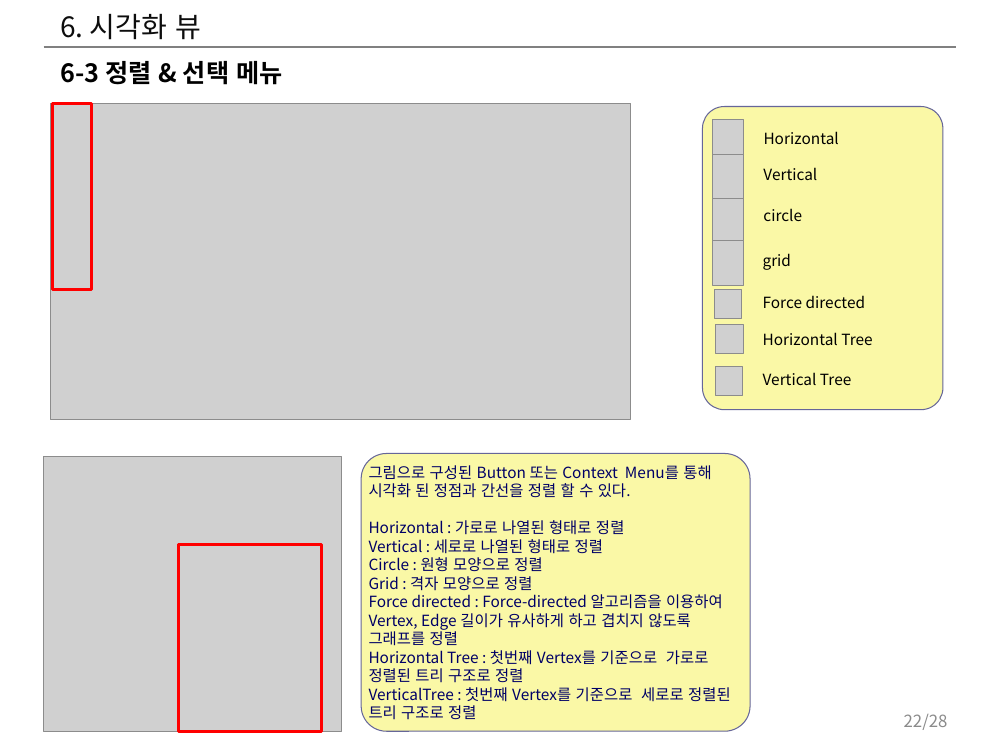
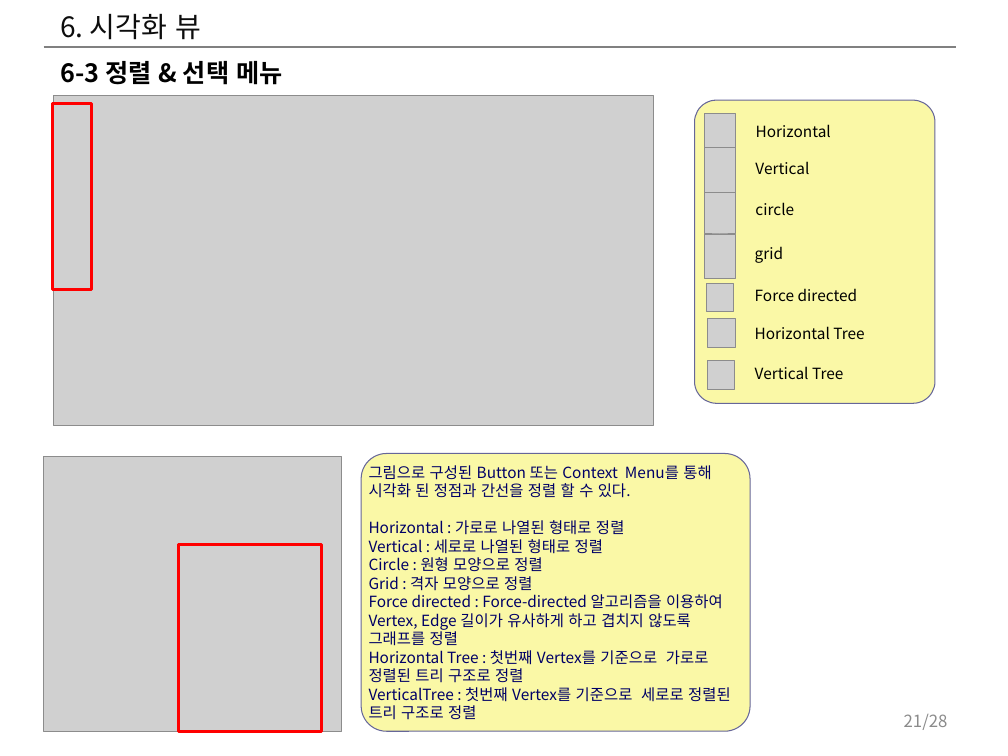
Before and after one commit to hwany7seo/gdbms_document, a slide deck: slide 21 of mockup/시각화도구_UI_UX_기획서.pptx (slide 22 before the commit). Drawn at 1008x756 pixels with LibreOffice and Linux fonts; fonts in the diff are those of the drawing; grey boxes stand for pictures. Boxes give left, top, right and bottom in pixels: in the first picture for what was removed or moved away, otherwise in the second. Text is boxed around its words. In the diff, an @@ line names an element or a change of style, - is before the commit and + after.

```diff
--- a/mockup/시각화도구_UI_UX_기획서.pptx
+++ b/mockup/시각화도구_UI_UX_기획서.pptx
@@ picture: place and size @@
-picture at <box>50,103,631,418</box>
+picture at <box>53,96,653,425</box>
@@ 7 pictures, 7 texts, 1 rounded rectangle: place and size @@
-7 pictures, 7 texts, 1 rounded rectangle at <box>703,107,943,410</box>
+7 pictures, 7 texts, 1 rounded rectangle at <box>695,100,935,403</box>
@@ page number at <box>904,714,948,730</box>: text changed @@
-22/28
+21/28
```
Also in this commit, not shown: 16 other slides changed, 1 slide added, 7 other files.
